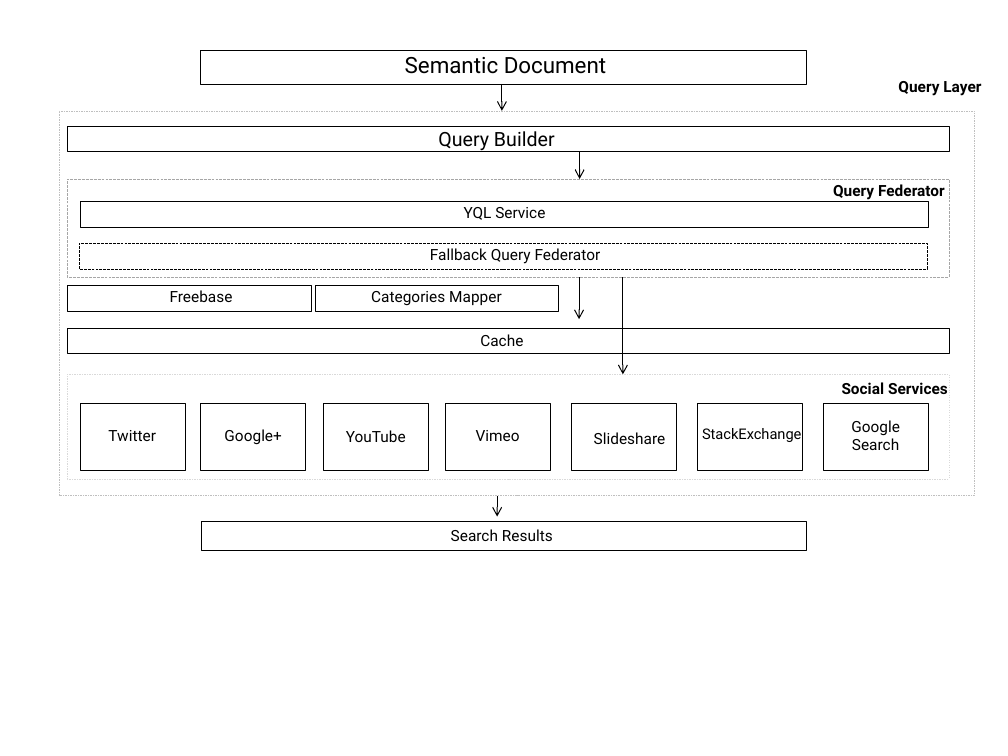
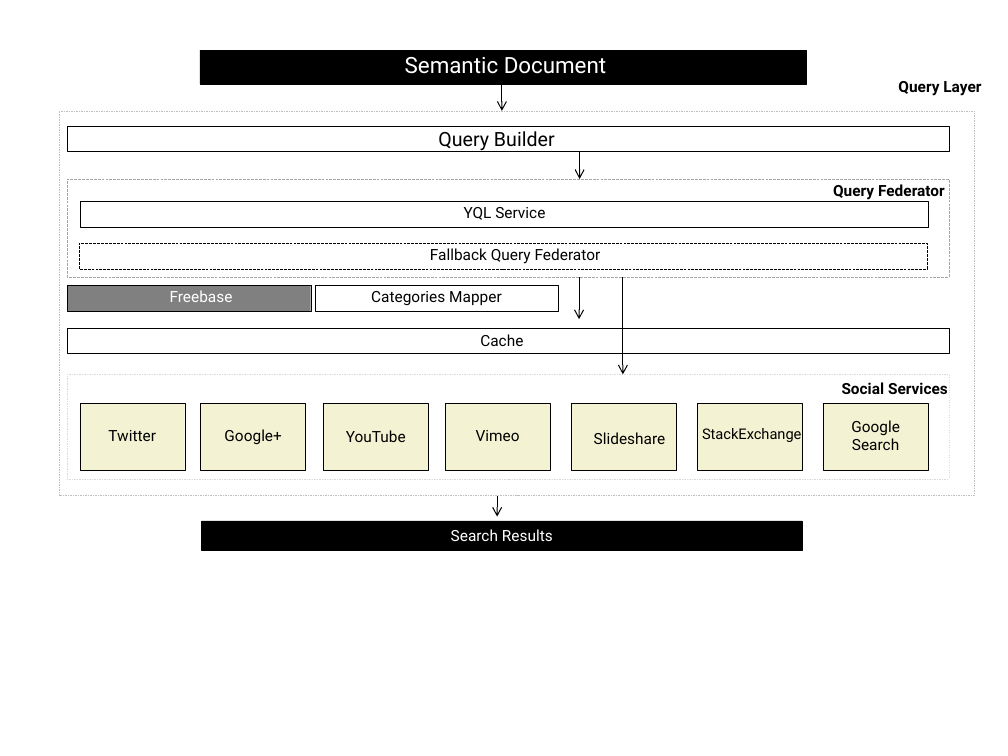
Before and after one commit to S-c-H-i-Z-o/PhD, a slide deck: slide 1 of Thesis/Part2/Chapter2/figures/SNARC Architecture.pptx. Drawn at 1008x756 pixels with LibreOffice and Linux fonts; fonts in the diff are those of the drawing. Boxes give left, top, right and bottom in pixels: in the first picture for what was removed or moved away, otherwise in the second. Text is boxed around its words. In the diff, an @@ line names an element or a change of style, - is before the commit and + after.

```diff
--- a/Thesis/Part2/Chapter2/figures/SNARC Architecture.pptx
+++ b/Thesis/Part2/Chapter2/figures/SNARC Architecture.pptx
@@ rectangle at (200, 50, 806, 85): fill none to #000000 @@
@@ text "Semantic Document" at (405, 57, 606, 74): text colour #000000 to #FFFFFF @@
@@ rectangle at (68, 285, 311, 310): fill none to #808080 @@
@@ text "Freebase" at (170, 290, 233, 302): text colour #000000 to #FFFFFF @@
@@ fill none to #F3F2D2 in 7 elements at (80, 403, 184, 471), (200, 403, 304, 471), (324, 403, 428, 471), (446, 403, 550, 471), (572, 403, 676, 471), (698, 403, 802, 471), (824, 403, 928, 471) @@
@@ rectangle "Search Results": place and size @@
-rectangle "Search Results" at (451, 529, 553, 541)
+rectangle "Search Results" at (202, 521, 802, 550)
@@ rectangle "Search Results" at (202, 521, 802, 550): text colour #000000 to #FFFFFF; fill none to #000000 @@
@@ rectangle: place and size @@
-rectangle at (202, 521, 806, 550)
+rectangle at (202, 521, 802, 550)
```
Also in this commit, not shown: 1 other slide changed, 1 slide added, 25 other files.
